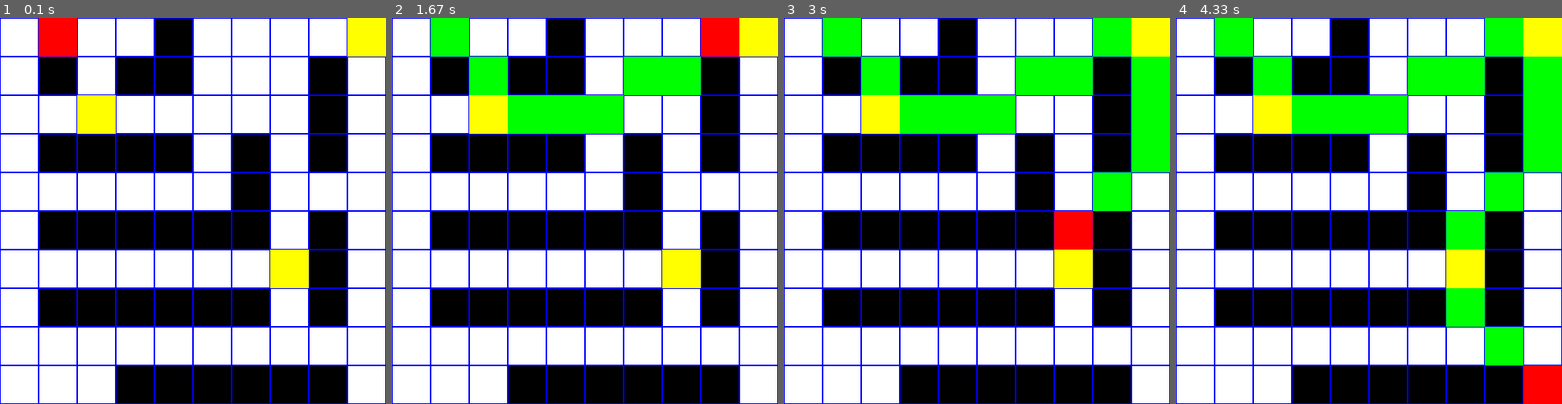
Above: before the commit, frames 1-4 (left to right).
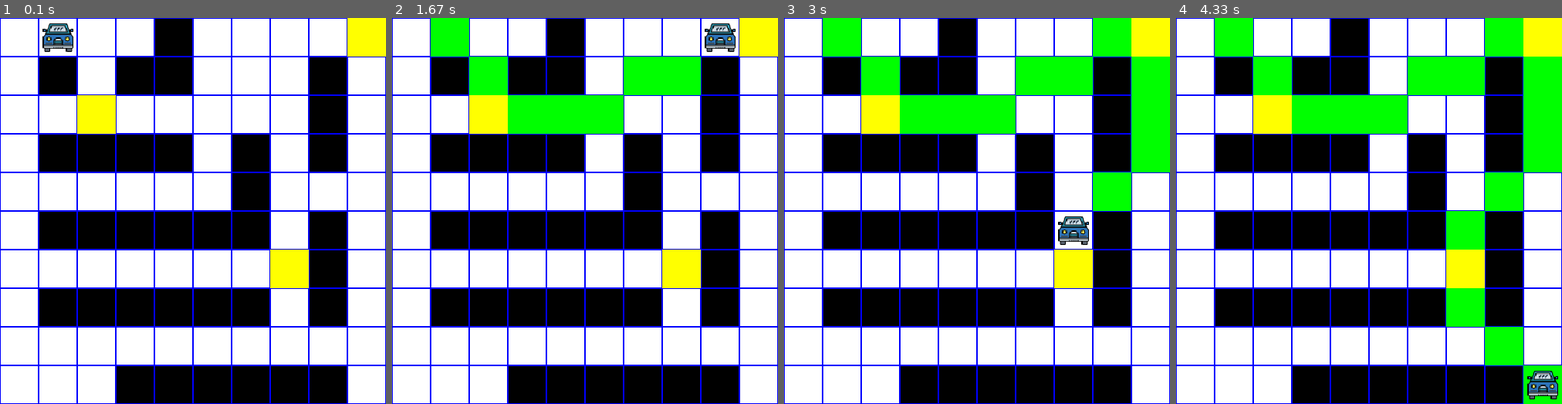
Above: after the commit, the same moments.

Repository: avida01/practica1-IC
Game: pygame game, started from a_star_pygame.py
Two runs of this game, one before a commit and one after it. Both use one fixed random seed, a clock stepped at 60 frames per second and the inputs below.
Inputs:
- Up to frame 1 (0.1 s): no input
- Up to frame 2 (1.67 s): no input
- Up to frame 3 (3 s): no input
- Up to frame 4 (4.33 s): no input

The runs differ from the first frame. In frame 1, 1.0% of the frame differs, in the area x 10-20%, y 0-10%; in frame 2, 1.0%; in frame 3, 1.0%; in frame 4, 1.0%.

Commit message:
car photo added and code commented

Diff:
--- a/a_star_pygame.py
+++ b/a_star_pygame.py
@@ -35,27 +35,32 @@
 def heuristic(a, b):
     return math.sqrt((a[0] - b[0])**2 + (a[1] - b[1])**2)
 
+#Colocar el nodo de comienzo en la lista abierta y calcular la función de coste f(n), que es la suma de g(n) y h(n).
 def a_star(grid, start, goal):
     open_list = []
     heapq.heappush(open_list, Node(start[0], start[1], 0, heuristic(start, goal)))
     visited = set()
 
     while open_list:
+        #Extraer el nodo con el menor valor de f(n) de la lista abierta.
         current = heapq.heappop(open_list)
 
-        if (current.x, current.y) == goal:
+        if (current.x, current.y) == goal: #Si el nodo actual es el nodo objetivo, se ha encontrado el camino.
             path = []
             while current:
                 path.append((current.x, current.y))
                 current = current.parent
             return path[::-1]
-
+        #Colocar el nodo actual en la lista cerrada.
         visited.add((current.x, current.y))
 
+        #Determinar los nodos sucesores de n y calcular la función de coste f(n) para cada uno de ellos que no estén en la lista cerrada.
         for dx, dy in MOVES:
             nx, ny = current.x + dx, current.y + dy
+            #Los obstaculos se incluyen directamente en la lista cerrada y se representan con el valor 1.
             if 0 <= nx < GRID_SIZE[0] and 0 <= ny < GRID_SIZE[1] and grid[nx][ny] == 0 and (nx, ny) not in visited:
                 cost = current.g + (1.41 if dx != 0 and dy != 0 else 1)
+                #Asociar con cada sucesor que NO está ni en ABIERTA ni en CERRADA el coste calculado, f(n), y poner esos sucesores en la lista ABIERTA.
                 heapq.heappush(open_list, Node(nx, ny, cost, heuristic((nx, ny), goal), current))
 
     return []
@@ -76,8 +81,12 @@
 def main():
     pygame.init()
     screen = pygame.display.set_mode(SCREEN_SIZE)
-    pygame.display.set_caption("A* Pathfinding with Waypoints")
+    pygame.display.set_caption("A* Pathfinding with Vehicle")
     clock = pygame.time.Clock()
+
+    # Cargar la imagen del vehículo
+    car_image = pygame.image.load("car.png")
+    car_image = pygame.transform.scale(car_image, (CELL_SIZE - 10, CELL_SIZE - 10))  # Ajuste de tamaño
 
     def reset():
         return [
@@ -123,7 +132,11 @@
             vehicle_pos = full_path[step]
             step += 1
 
-        pygame.draw.rect(screen, RED, (vehicle_pos[1] * CELL_SIZE, vehicle_pos[0] * CELL_SIZE, CELL_SIZE, CELL_SIZE))
+        # Dibujar el vehículo como imagen
+        car_rect = car_image.get_rect()
+        car_rect.topleft = (vehicle_pos[1] * CELL_SIZE + 5, vehicle_pos[0] * CELL_SIZE + 5)
+        screen.blit(car_image, car_rect)
+
         pygame.display.flip()
         clock.tick(5)
 
Binary file added: car.png
